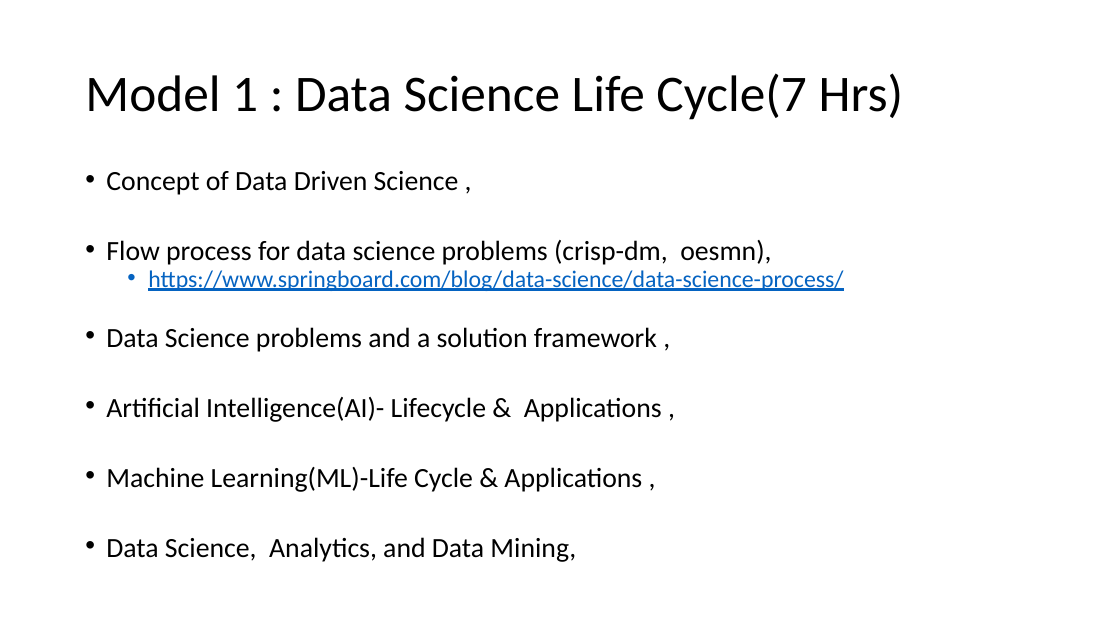
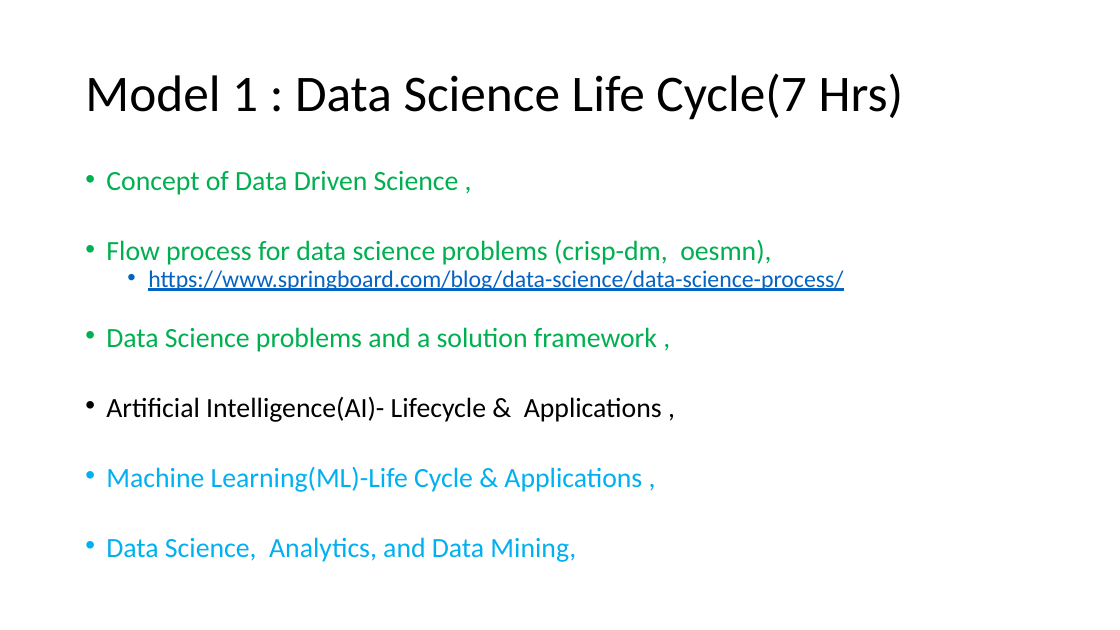
Before and after one commit to Monica05-aadi/PythonBasics, a slide deck: slide 2 of Syllabus - DSC with Python and R.pptx. Drawn at 1120x630 pixels with LibreOffice and Linux fonts; fonts in the diff are those of the drawing. Boxes give left, top, right and bottom in pixels: in the first picture for what was removed or moved away, otherwise in the second. Text is boxed around its words. In the diff, an @@ line names an element or a change of style, - is before the commit and + after.

```diff
--- a/Syllabus - DSC with Python and R.pptx
+++ b/Syllabus - DSC with Python and R.pptx
@@ text at box(106, 171, 771, 562): text colour #000000 to #00B050 in "Concept of Data Driven Science ,", "Flow process for data science problems (crisp-dm, ...", "Data Science problems and a solution framework ..."; text colour #000000 to #00B0F0 in "Machine Learning(ML)-Life Cycle & Applications ,", "Data Science, Analytics, and Data Mining," @@
```
Also in this commit, not shown: 1 other slide changed, 11 other files.
